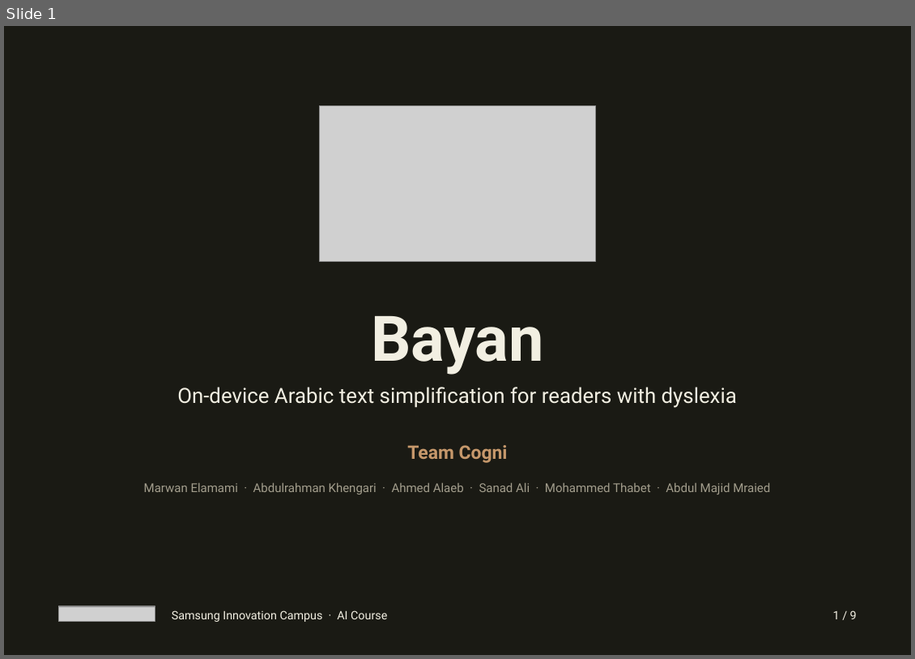
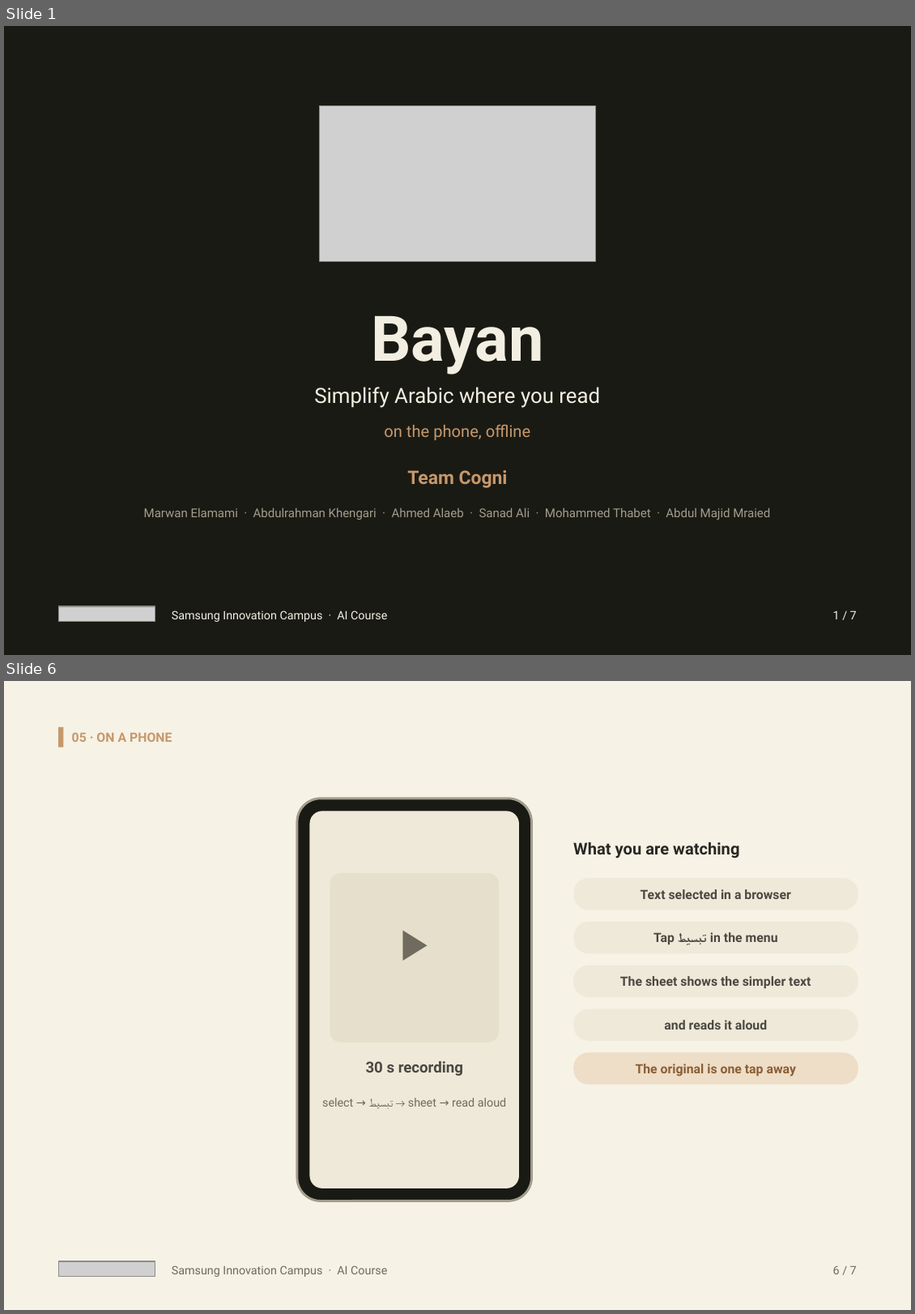
Before and after one commit to Cogni-Libya/Bayan, a slide deck: deliverables/04_presentation/Bayan_Submission.pptx. Shown one above the other, each under a label of ours: slide 1 before the commit, slides 1 and 6 after it; the slides between them are not shown. The pictures are 915x659 and 915x1314 pixels, drawn with LibreOffice and Linux fonts; fonts in the diff are those of the drawing; grey boxes stand for pictures. Boxes give left, top, right and bottom in pixels: in the first picture for what was removed or moved away, otherwise in the second. Text is boxed around its words. In the diff, an @@ line names an element or a change of style, - is before the commit and + after.

Commit message:
Submission deck rebuild + uv-scoped deck toolchain
Rebuild Bayan_Submission.pptx from facts.py-sourced numbers across seven
scenes aligned to the presenting beats, and make both decks regenerable
from scratch with a deliverable-local uv project (pyproject + lock).

```diff
--- a/deliverables/04_presentation/Bayan_Submission.pptx
+++ b/deliverables/04_presentation/Bayan_Submission.pptx
@@ slide 6 added at box(4, 681, 911, 1310), background #FFFFFF @@
@@ rectangle added at box(4, 681, 911, 1310), fill #F6F2E6 @@
@@ rectangle added at box(58, 727, 63, 747), fill #C6986B @@
@@ text added at box(72, 732, 172, 742), 11 pt, text #C6986B, bold @@
+05 · ON A PHONE
@@ rounded rectangle added at box(297, 798, 532, 1200), fill #1A1A14, outline #A29D8C 2 pt @@
@@ rounded rectangle added at box(309, 811, 519, 1188), fill #EFE9D9 @@
@@ text added at box(573, 842, 739, 858), 14 pt, text #282824, bold @@
+What you are watching
@@ rounded rectangle added at box(330, 874, 498, 1041), fill #E6DFCC, outline #E6DFCC 1.25 pt @@
@@ rounded rectangle added at box(573, 878, 859, 909), fill #EFE9D9, 11 pt, text #4A4842, bold @@
+Text selected in a browser
@@ text added at box(330, 916, 498, 966), 36 pt, text #6F6B5E @@
+▶
@@ rounded rectangle added at box(573, 922, 859, 953), fill #EFE9D9, 11 pt, text #4A4842, bold @@
+Tap تبسيط in the menu
@@ rounded rectangle added at box(573, 965, 859, 997), fill #EFE9D9, 11 pt, text #4A4842, bold @@
+The sheet shows the simpler text
@@ rounded rectangle added at box(573, 1008, 859, 1041), fill #EFE9D9, 11 pt, text #4A4842, bold @@
+and reads it aloud
@@ text added at box(366, 1061, 463, 1075), 13 pt, text #4A4842, bold @@
+30 s recording
@@ rounded rectangle added at box(573, 1052, 859, 1084), fill #EEDDC7, 11 pt, text #8A5E35, bold @@
+The original is one tap away
@@ text added at box(322, 1097, 506, 1109), 10 pt, text #6F6B5E @@
+select → تبسيط → sheet → read aloud
@@ picture added at box(58, 1261, 155, 1276) @@
@@ text added at box(172, 1265, 387, 1276), 10 pt, text #6F6B5E @@
+Samsung Innovation Campus · AI Course
@@ text added at box(833, 1266, 857, 1274), 10 pt, text #6F6B5E @@
+6 / 7
@@ slide 1 changed as well @@
@@ text at box(314, 386, 600, 408): text changed @@
-On-device Arabic text simplification for readers with dyslexia
+Simplify Arabic where you read
@@ text added at box(384, 424, 530, 440), 14 pt, text #C6986B @@
+on the phone, offline
@@ text "Team Cogni": place and size @@
-text "Team Cogni" at box(407, 445, 508, 463)
+text "Team Cogni" at box(407, 470, 508, 488)
@@ text "Marwan Elamami · Abdulrahman Khengari ...": place and size @@
-text "Marwan Elamami · Abdulrahman Khengari ..." at box(144, 483, 770, 494)
+text "Marwan Elamami · Abdulrahman Khengari ..." at box(144, 508, 770, 519)
@@ text at box(833, 610, 857, 619): text changed @@
-1 / 9
+1 / 7
```
Also in this commit, not shown: 5 other slides added, 8 slides removed, 8 other files.
